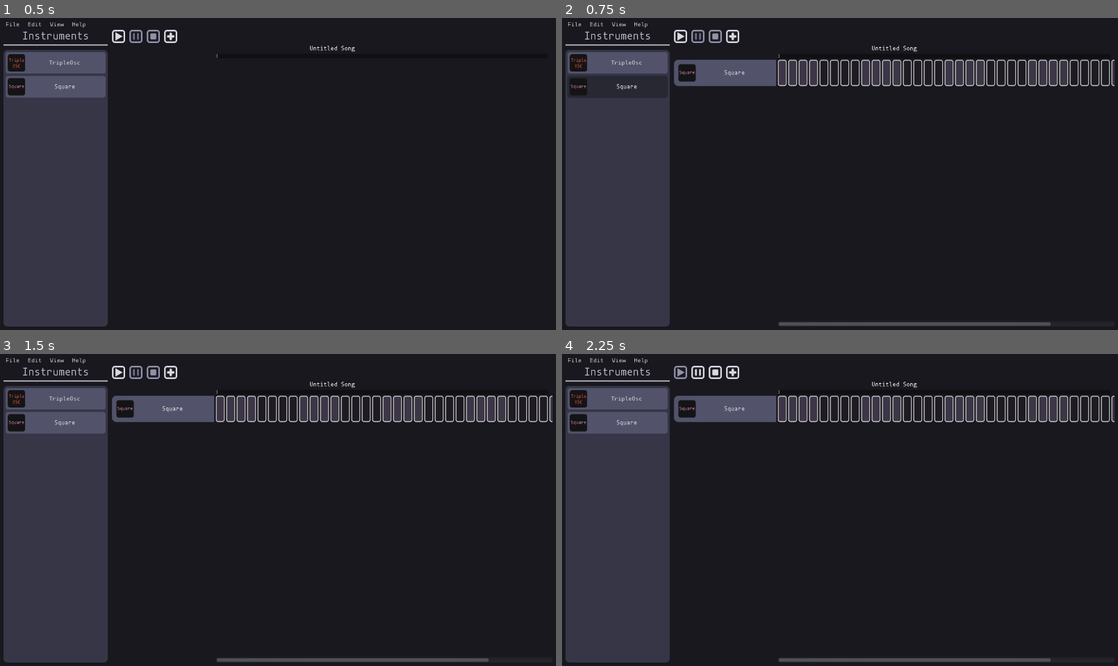
Above: before the commit, frames 1-4 (two rows, left to right).
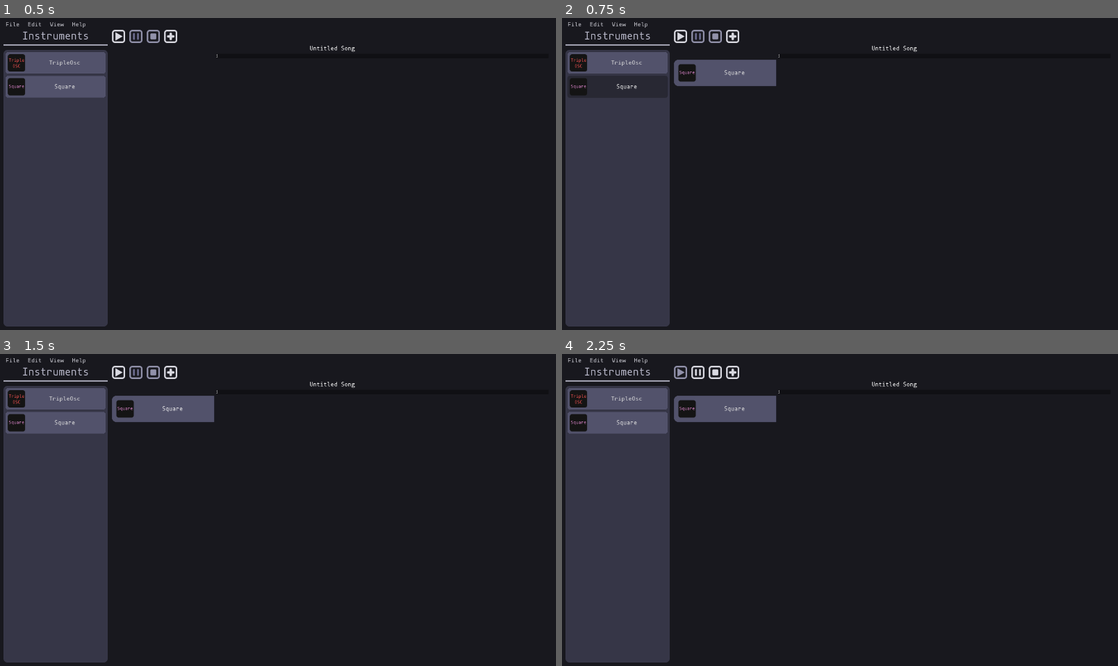
Above: after the commit, the same moments.

Repository: QuadCubedStudios/GoDAW
Game: Godot game, scene res://Main.tscn
The game is run twice, just before and just after one commit, with the same random seed, the same clock (stepped at 60 frames per second) and the same inputs.
Inputs (mouse positions are in pixels of both pictures, inside the frame that each line leads up to):
- Up to frame 1 (0.5 s): no input
- Up to frame 2 (0.75 s): click "Square" at 0.5 s
- Up to frame 3 (1.5 s): click "Square" at 1.25 s
- Up to frame 4 (2.25 s): click (678, 372) at 2 s

Frame 1 is identical in both runs. In frame 2, 3.7% of the frame differs, in the area x 38-100%, y 13-99%; in frame 3, 3.7%; in frame 4, 3.7%.

Commit message:
Restructure project (#25)
Remove old code that is no longer in use, move editor scenes under
Editor, fix TripleOsc, Remove globals

Diff:
--- a/Panels/ControlPanel/ControlPanel.gd
+++ b/Editor/Scenes/ControlPanel/ControlPanel.gd
@@ -1,4 +1,8 @@
 extends Control
+
+signal play()
+signal pause()
+signal stop()
 
 onready var buttons = {
 	"Play": $PlayButton,
@@ -7,25 +11,20 @@
 	"Add": $AddButton,
 }
 
-func _ready():
-	Global.connect("finished", self, "_on_finished")
-
 func _on_PlayButton_pressed():
-	Global.emit_signal("play")
+	emit_signal("play")
 	buttons.Play.disabled = true
 	buttons.Pause.disabled = false
 	buttons.Stop.disabled = false
 
-
 func _on_PauseButton_pressed():
-	Global.emit_signal("pause")
+	emit_signal("pause")
 	buttons.Play.disabled = false
 	buttons.Pause.disabled = true
 	buttons.Stop.disabled = false
 
-
 func _on_StopButton_pressed():
-	Global.emit_signal("stop")
+	emit_signal("stop")
 	buttons.Play.disabled = false
 	buttons.Pause.disabled = true
 	buttons.Stop.disabled = true
--- a/Panels/ControlPanel/ControlPanel.tscn
+++ b/Editor/Scenes/ControlPanel/ControlPanel.tscn
@@ -1,13 +1,13 @@
 [gd_scene load_steps=9 format=2]
 
-[ext_resource path="res://Theme/Default/ButtonIcons/Play_Inactive.svg" type="Texture" id=1]
-[ext_resource path="res://Theme/Default/ButtonIcons/Stop_Active.svg" type="Texture" id=2]
-[ext_resource path="res://Theme/Default/ButtonIcons/Stop_Inactive.svg" type="Texture" id=3]
-[ext_resource path="res://Theme/Default/ButtonIcons/Pause_Active.svg" type="Texture" id=4]
-[ext_resource path="res://Theme/Default/ButtonIcons/Pause_Inactive.svg" type="Texture" id=5]
-[ext_resource path="res://Theme/Default/ButtonIcons/Add.svg" type="Texture" id=6]
-[ext_resource path="res://Theme/Default/ButtonIcons/Play_Active.svg" type="Texture" id=7]
-[ext_resource path="res://Panels/ControlPanel/ControlPanel.gd" type="Script" id=8]
+[ext_resource path="res://Themes/Default/ButtonIcons/Play_Active.svg" type="Texture" id=1]
+[ext_resource path="res://Themes/Default/ButtonIcons/Pause_Inactive.svg" type="Texture" id=2]
+[ext_resource path="res://Themes/Default/ButtonIcons/Stop_Active.svg" type="Texture" id=3]
+[ext_resource path="res://Themes/Default/ButtonIcons/Play_Inactive.svg" type="Texture" id=4]
+[ext_resource path="res://Themes/Default/ButtonIcons/Pause_Active.svg" type="Texture" id=5]
+[ext_resource path="res://Themes/Default/ButtonIcons/Stop_Inactive.svg" type="Texture" id=6]
+[ext_resource path="res://Editor/Scenes/ControlPanel/ControlPanel.gd" type="Script" id=7]
+[ext_resource path="res://Themes/Default/ButtonIcons/Add.svg" type="Texture" id=8]
 
 [node name="ControlPanel" type="HBoxContainer"]
 anchor_right = 1.0
@@ -16,7 +16,7 @@
 margin_bottom = -5.0
 custom_constants/separation = 10
 alignment = 1
-script = ExtResource( 8 )
+script = ExtResource( 7 )
 __meta__ = {
 "_edit_use_anchors_": false
 }
@@ -26,8 +26,8 @@
 margin_right = 595.0
 margin_bottom = 710.0
 rect_min_size = Vector2( 30, 30 )
-texture_normal = ExtResource( 7 )
-texture_disabled = ExtResource( 1 )
+texture_normal = ExtResource( 1 )
+texture_disabled = ExtResource( 4 )
 expand = true
 stretch_mode = 4
 
@@ -37,8 +37,8 @@
 margin_bottom = 710.0
 rect_min_size = Vector2( 30, 30 )
 disabled = true
-texture_normal = ExtResource( 4 )
-texture_disabled = ExtResource( 5 )
+texture_normal = ExtResource( 5 )
+texture_disabled = ExtResource( 2 )
 expand = true
 stretch_mode = 4
 
@@ -48,8 +48,8 @@
 margin_bottom = 710.0
 rect_min_size = Vector2( 30, 30 )
 disabled = true
-texture_normal = ExtResource( 2 )
-texture_disabled = ExtResource( 3 )
+texture_normal = ExtResource( 3 )
+texture_disabled = ExtResource( 6 )
 expand = true
 stretch_mode = 4
 
@@ -58,7 +58,7 @@
 margin_right = 715.0
 margin_bottom = 710.0
 rect_min_size = Vector2( 30, 30 )
-texture_normal = ExtResource( 6 )
+texture_normal = ExtResource( 8 )
 expand = true
 stretch_mode = 4
 
--- a/Panels/Instruments/InstrumentsPanel.gd
+++ b/Editor/Scenes/Instruments/InstrumentsPanel.gd
@@ -13,7 +13,7 @@
 		if dir.file_exists("./%s/Icon.png" % instrument):
 			icon = load("%s/%s/Icon.png" % [dir.get_current_dir(), instrument])
 		else:
-			icon = load("res://Theme/Default/default_icon.png")
+			icon = load("res://Themes/Default/default_icon.png")
 
 		btn.icon = icon
 		btn.text = instrument if instrument.length() <= 20 else instrument.substr(0, 17) + "..."
--- a/Panels/Instruments/InstrumentsPanel.tscn
+++ b/Editor/Scenes/Instruments/InstrumentsPanel.tscn
@@ -1,7 +1,7 @@
 [gd_scene load_steps=5 format=2]
 
-[ext_resource path="res://Theme/Default/mononoki-Regular Nerd Font Complete Mono.ttf" type="DynamicFontData" id=1]
-[ext_resource path="res://Panels/Instruments/InstrumentsPanel.gd" type="Script" id=2]
+[ext_resource path="res://Themes/Default/mononoki-Regular Nerd Font Complete Mono.ttf" type="DynamicFontData" id=1]
+[ext_resource path="res://Editor/Scenes/Instruments/InstrumentsPanel.gd" type="Script" id=2]
 
 [sub_resource type="DynamicFont" id=1]
 size = 25
--- /dev/null
+++ b/Editor/Scenes/SongEditor/SongEditor.gd
@@ -0,0 +1,64 @@
+extends VBoxContainer
+
+signal playback_finished()
+
+var track_name = preload("./TrackName.tscn")
+
+onready var names = $TracksScroll/HBox/Names
+onready var segments = $TracksScroll/HBox/SegmentScroll/VBoxContainer
+
+# styles
+# techno: Make this support different themes
+var style_1 = preload("res://Themes/Default/SongButton1.tres")
+var style_2 = preload("res://Themes/Default/SongButton2.tres")
+var style_pressed = preload("res://Themes/Default/SongButtonPressed.tres")
+
+# Takes a Button since it conveniently sends an icon and message
+# TODO: Not use button as param
+func add_track(instrument: Button):
+	var name = track_name.instance()
+	var segment_container = HBoxContainer.new()
+	name.set_instrument(instrument.icon, instrument.text, segment_container)
+	names.add_child(name)
+#	if Global.segments == 0:
+#		Global.segments = segments.get_parent().get_size().x/25
+#	add_segments(segment_container, name.rect_size.y, true)
+	segments.add_child(segment_container)
+
+#func add_segments(segment_container: HBoxContainer, size, style):
+#	for i in range(segment_container.get_child_count(), Global.segments):
+#		var segment = Button.new()
+#		segment.rect_min_size.x = 20
+#		segment.rect_min_size.y = size
+#		segment.focus_mode = Control.FOCUS_NONE
+#		segment.add_stylebox_override("disabled", style_pressed)
+#		if i % 4 == 0: style = !style
+#		segment.add_stylebox_override("normal", style_1 if style else style_2)
+#		segment.add_stylebox_override("hover", style_1 if style else style_2)
+#		segment.connect("gui_input", self, "segment_input", [segment])
+#		segment_container.add_child(segment)
+
+func segment_input(event, segment: Button):
+	if event is InputEventMouseButton && event.is_pressed():
+		match event.button_index:
+			1:
+				segment.disabled = true
+#				if segment.get_index() != Global.segments - 1: return
+#				Global.segments += segments.get_parent().get_size().x/25
+				var style = segment.get_stylebox("normal") == style_1
+#				add_segments(segment.get_parent(), segment.get_size().x, segment)
+			3:
+				segment.disabled = false
+
+
+func _on_play():
+	$Sequencer.play()
+
+func _on_pause():
+	$Sequencer.pause()
+
+func _on_stop():
+	$Sequencer.stop()
+
+func _on_Sequencer_playback_finished():
+	emit_signal("playback_finished")
--- a/Panels/SongEditor/SongEditor.tscn
+++ b/Editor/Scenes/SongEditor/SongEditor.tscn
@@ -1,7 +1,8 @@
-[gd_scene load_steps=4 format=2]
+[gd_scene load_steps=5 format=2]
 
-[ext_resource path="res://Theme/Default/mononoki-Regular Nerd Font Complete Mono.ttf" type="DynamicFontData" id=1]
-[ext_resource path="res://Panels/SongEditor/SongEditor.gd" type="Script" id=2]
+[ext_resource path="res://Themes/Default/mononoki-Regular Nerd Font Complete Mono.ttf" type="DynamicFontData" id=1]
+[ext_resource path="res://Editor/Scenes/SongEditor/SongEditor.gd" type="Script" id=2]
+[ext_resource path="res://util/Sequencer/Sequencer.tscn" type="PackedScene" id=3]
 
 [sub_resource type="DynamicFont" id=1]
 size = 9
@@ -90,3 +91,7 @@
 scroll_vertical_enabled = false
 
 [node name="VBoxContainer" type="VBoxContainer" parent="TracksScroll/HBox/SegmentScroll"]
+
+[node name="Sequencer" parent="." instance=ExtResource( 3 )]
+
+[connection signal="playback_finished" from="Sequencer" to="." method="_on_Sequencer_playback_finished"]
--- a/Panels/SongEditor/TrackName.gd
+++ b/Editor/Scenes/SongEditor/TrackName.gd
@@ -11,12 +11,12 @@
 		self.text = instrument_name.substr(0, 17) + "..."
 	self.segments = segments
 
-func _on_InstrumentToggle_gui_input(event):
-	if event is InputEventMouseButton:
-		if event.button_index == 3 && event.pressed:
-			delete_confirm.dialog_text = (
-				"Are you sure you want to delete track " + self.text)
-			delete_confirm.popup_centered()
+#func _on_InstrumentToggle_gui_input(event):
+#	if event is InputEventMouseButton:
+#		if event.button_index == 3 && event.pressed:
+#			delete_confirm.dialog_text = (
+#				"Are you sure you want to delete track " + self.text)
+#			delete_confirm.popup_centered()
 
 func _on_DeleteConfirm_confirmed():
 	segments.queue_free()
--- a/Panels/SongEditor/TrackName.tscn
+++ b/Editor/Scenes/SongEditor/TrackName.tscn
@@ -1,7 +1,7 @@
 [gd_scene load_steps=3 format=2]
 
-[ext_resource path="res://Theme/Default/default_icon.png" type="Texture" id=1]
-[ext_resource path="res://Panels/SongEditor/TrackName.gd" type="Script" id=2]
+[ext_resource path="res://Themes/Default/default_icon.png" type="Texture" id=1]
+[ext_resource path="res://Editor/Scenes/SongEditor/TrackName.gd" type="Script" id=2]
 
 [node name="InstrumentToggle" type="ToolButton"]
 margin_right = 235.0
@@ -32,5 +32,4 @@
 margin_bottom = 122.0
 size_flags_horizontal = 0
 
-[connection signal="gui_input" from="." to="." method="_on_InstrumentToggle_gui_input"]
 [connection signal="confirmed" from="DeleteConfirm" to="." method="_on_DeleteConfirm_confirmed"]
--- a/Editor/Scenes/TopMenu/TopMenu.tscn
+++ b/Editor/Scenes/TopMenu/TopMenu.tscn
@@ -3,8 +3,8 @@
 [ext_resource path="res://Editor/Scenes/TopMenu/TopMenu.gd" type="Script" id=1]
 
 [node name="TopMenu" type="HBoxContainer"]
-margin_right = 1264.0
-margin_bottom = 17.0
+anchor_right = 1.0
+anchor_bottom = 1.0
 script = ExtResource( 1 )
 __meta__ = {
 "_edit_use_anchors_": false
@@ -12,7 +12,7 @@
 
 [node name="FileMenu" type="MenuButton" parent="."]
 margin_right = 35.0
-margin_bottom = 20.0
+margin_bottom = 720.0
 focus_mode = 2
 mouse_default_cursor_shape = 2
 text = "File"
@@ -21,7 +21,7 @@
 [node name="EditMenu" type="MenuButton" parent="."]
 margin_left = 39.0
 margin_right = 75.0
-margin_bottom = 20.0
+margin_bottom = 720.0
 focus_mode = 2
 mouse_default_cursor_shape = 2
 text = "Edit"
@@ -30,7 +30,7 @@
 [node name="ViewMenu" type="MenuButton" parent="."]
 margin_left = 79.0
 margin_right = 121.0
-margin_bottom = 20.0
+margin_bottom = 720.0
 focus_mode = 2
 mouse_default_cursor_shape = 2
 text = "View"
@@ -39,7 +39,7 @@
 [node name="HelpMenu" type="MenuButton" parent="."]
 margin_left = 125.0
 margin_right = 167.0
-margin_bottom = 20.0
+margin_bottom = 720.0
 focus_mode = 2
 mouse_default_cursor_shape = 2
 text = "Help"
--- a/Instruments/TripleOsc/instrument.gd
+++ b/Instruments/TripleOsc/instrument.gd
@@ -1,4 +1,4 @@
-extends Instrument
+extends "res://addons/godaw_toolkit/Classes/Piano.gd"
 
 func _init().("TripleOsc"):
 	pass
@@ -8,9 +8,9 @@
 
 	# Sub-waveforms
 	var funcs = [
-		Waveforms.sine(t, 200.00),
-		Waveforms.sine(t, 400.00),
-		Waveforms.sine(t, 600.00),
+		Waveforms.sine(t, freq),
+		0.5 * Waveforms.sine(t, 2 * freq),
+		0.25 * Waveforms.sine(t, 3 * freq),
 	]
 
 	# Add amplitudes
--- a/Main.gd
+++ b/Main.gd
@@ -1,9 +1,4 @@
 extends Control
-
-export var pattern: Resource = preload("res://Patterns/pattern1.tres")
-
-var bpm = 140
-var time := 0.0 # timeline position, not system time
 
 func load_instruments():
 	var dir = Directory.new()
@@ -23,6 +18,7 @@
 func _init():
 	load_instruments()
 
+# This function is solely testing code
 func _ready():
 	var song = SongSequence.new()
 	var track = Track.new()
@@ -47,6 +43,5 @@
 		track.add_note(n)
 		track2.add_note(n2)
 		pass
-	var seq = Sequencer.new()
-	add_child(seq)
-	seq.sequence(song)
+
+	$Application/Main/SongEditor/Sequencer.sequence(song)
--- a/Main.tscn
+++ b/Main.tscn
@@ -1,56 +1,52 @@
-[gd_scene load_steps=8 format=2]
+[gd_scene load_steps=7 format=2]
 
-[ext_resource path="res://Panels/ControlPanel/ControlPanel.tscn" type="PackedScene" id=1]
-[ext_resource path="res://Theme/Default/GoDAWTheme.tres" type="Theme" id=2]
-[ext_resource path="res://Panels/SongEditor/SongEditor.tscn" type="PackedScene" id=3]
+[ext_resource path="res://Editor/Scenes/ControlPanel/ControlPanel.tscn" type="PackedScene" id=1]
+[ext_resource path="res://Themes/Default/GoDAWTheme.tres" type="Theme" id=2]
+[ext_resource path="res://Editor/Scenes/SongEditor/SongEditor.tscn" type="PackedScene" id=3]
 [ext_resource path="res://Main.gd" type="Script" id=4]
-[ext_resource path="res://Panels/Instruments/InstrumentsPanel.tscn" type="PackedScene" id=5]
+[ext_resource path="res://Editor/Scenes/Instruments/InstrumentsPanel.tscn" type="PackedScene" id=5]
 [ext_resource path="res://Editor/Scenes/TopMenu/TopMenu.tscn" type="PackedScene" id=6]
-[ext_resource path="res://util/scripts/Players.gd" type="Script" id=11]
 
-[node name="Main" type="Control"]
+[node name="Main" type="VBoxContainer"]
 anchor_right = 1.0
 anchor_bottom = 1.0
+margin_left = 8.0
+margin_top = 8.0
+margin_right = -8.0
+margin_bottom = -8.0
 theme = ExtResource( 2 )
 script = ExtResource( 4 )
 __meta__ = {
 "_edit_use_anchors_": false
 }
 
-[node name="VBoxContainer" type="VBoxContainer" parent="."]
-anchor_right = 1.0
-anchor_bottom = 1.0
-margin_left = 8.0
-margin_top = 8.0
-margin_right = -8.0
-margin_bottom = -8.0
-__meta__ = {
-"_edit_use_anchors_": false
-}
+[node name="TopMenu" parent="." instance=ExtResource( 6 )]
+anchor_right = 0.0
+anchor_bottom = 0.0
+margin_right = 1264.0
+margin_bottom = 17.0
 
-[node name="TopMenu" parent="VBoxContainer" instance=ExtResource( 6 )]
-
-[node name="HBoxContainer" type="HBoxContainer" parent="VBoxContainer"]
+[node name="Application" type="HBoxContainer" parent="."]
 margin_top = 21.0
 margin_right = 1264.0
 margin_bottom = 704.0
 size_flags_vertical = 3
 custom_constants/separation = 10
 
-[node name="InstrumentsPanel" parent="VBoxContainer/HBoxContainer" instance=ExtResource( 5 )]
+[node name="InstrumentsPanel" parent="Application" instance=ExtResource( 5 )]
 anchor_right = 0.0
 anchor_bottom = 0.0
 margin_right = 240.0
 margin_bottom = 683.0
 
-[node name="VBoxContainer" type="VBoxContainer" parent="VBoxContainer/HBoxContainer"]
+[node name="Main" type="VBoxContainer" parent="Application"]
 margin_left = 250.0
 margin_right = 1264.0
 margin_bottom = 683.0
 size_flags_horizontal = 3
 size_flags_stretch_ratio = 4.0
 
-[node name="ControlPanel" parent="VBoxContainer/HBoxContainer/VBoxContainer" instance=ExtResource( 1 )]
+[node name="ControlPanel" parent="Application/Main" instance=ExtResource( 1 )]
 anchor_right = 0.0
 anchor_bottom = 0.0
 margin_top = 0.0
@@ -58,7 +54,7 @@
 margin_bottom = 30.0
 size_flags_horizontal = 0
 
-[node name="SongEditor" parent="VBoxContainer/HBoxContainer/VBoxContainer" instance=ExtResource( 3 )]
+[node name="SongEditor" parent="Application/Main" instance=ExtResource( 3 )]
 anchor_right = 0.0
 anchor_bottom = 0.0
 margin_top = 34.0
@@ -66,7 +62,8 @@
 margin_bottom = 683.0
 size_flags_vertical = 3
 
-[node name="Player" type="Node" parent="."]
-script = ExtResource( 11 )
-
-[connection signal="instrument_chosen" from="VBoxContainer/HBoxContainer/InstrumentsPanel" to="VBoxContainer/HBoxContainer/VBoxContainer/SongEditor" method="add_track"]
+[connection signal="instrument_chosen" from="Application/InstrumentsPanel" to="Application/Main/SongEditor" method="add_track"]
+[connection signal="pause" from="Application/Main/ControlPanel" to="Application/Main/SongEditor" method="_on_pause"]
+[connection signal="play" from="Application/Main/ControlPanel" to="Application/Main/SongEditor" method="_on_play"]
+[connection signal="stop" from="Application/Main/ControlPanel" to="Application/Main/SongEditor" method="_on_stop"]
+[connection signal="playback_finished" from="Application/Main/SongEditor" to="Application/Main/ControlPanel" method="_on_finished"]
--- a/Panels/SongEditor/SongEditor.gd
+++ /dev/null
@@ -1,49 +0,0 @@
-extends VBoxContainer
-
-var track_name = preload("./TrackName.tscn")
-
-onready var names = $TracksScroll/HBox/Names
-onready var segments = $TracksScroll/HBox/SegmentScroll/VBoxContainer
-
-# styles
-var style_1 = preload("res://Theme/Default/SongButton1.tres")
-var style_2 = preload("res://Theme/Default/SongButton2.tres")
-var style_pressed = preload("res://Theme/Default/SongButtonPressed.tres")
-
-# Takes a Button since it conveniently sends an icon and message
-# TODO: Not use button as param
-func add_track(instrument: Button):
-	var name = track_name.instance()
-	var segment_container = HBoxContainer.new()
-	name.set_instrument(instrument.icon, instrument.text, segment_container)
-	names.add_child(name)
-	if Global.segments == 0:
-		Global.segments = segments.get_parent().get_size().x/25
-	add_segments(segment_container, name.rect_size.y, true)
-	segments.add_child(segment_container)
-
-func add_segments(segment_container: HBoxContainer, size, style):
-	for i in range(segment_container.get_child_count(),
-	Global.segments):
-		var segment = Button.new()
-		segment.rect_min_size.x = 20
-		segment.rect_min_size.y = size
-		segment.focus_mode = Control.FOCUS_NONE
-		segment.add_stylebox_override("disabled", style_pressed)
-		if i % 4 == 0: style = !style
-		segment.add_stylebox_override("normal", style_1 if style else style_2)
-		segment.add_stylebox_override("hover", style_1 if style else style_2)
-		segment.connect("gui_input", self, "segment_input", [segment])
-		segment_container.add_child(segment)
-
-func segment_input(event, segment: Button):
-	if event is InputEventMouseButton && event.is_pressed():
-		match event.button_index:
-			1:
-				segment.disabled = true
-				if segment.get_index() != Global.segments - 1: return
-				Global.segments += segments.get_parent().get_size().x/25
-				var style = segment.get_stylebox("normal") == style_1
-				add_segments(segment.get_parent(), segment.get_size().x, segment)
-			3:
-				segment.disabled = false
--- a/Theme/Default/GoDAWTheme.tres
+++ b/Themes/Default/GoDAWTheme.tres
@@ -1,6 +1,6 @@
 [gd_resource type="Theme" load_steps=10 format=2]
 
-[ext_resource path="res://Theme/Default/mononoki-Regular.tres" type="DynamicFont" id=1]
+[ext_resource path="res://Themes/Default/mononoki-Regular.tres" type="DynamicFont" id=1]
 
 [sub_resource type="StyleBoxFlat" id=1]
 content_margin_left = 8.0
--- a/Theme/Default/mononoki-Regular.tres
+++ b/Themes/Default/mononoki-Regular.tres
@@ -1,7 +1,7 @@
 [gd_resource type="DynamicFont" load_steps=2 format=2]
 
 [sub_resource type="DynamicFontData" id=1]
-font_path = "res://Theme/Default/mononoki-Regular Nerd Font Complete Mono.ttf"
+font_path = "res://Themes/Default/mononoki-Regular Nerd Font Complete Mono.ttf"
 
 [resource]
 size = 14
--- a/project.godot
+++ b/project.godot
@@ -29,11 +29,6 @@
 "language": "GDScript",
 "path": "res://util/Note.gd"
 }, {
-"base": "Node",
-"class": "Sequencer",
-"language": "GDScript",
-"path": "res://util/Sequencer.gd"
-}, {
 "base": "Resource",
 "class": "SongSequence",
 "language": "GDScript",
@@ -59,7 +54,6 @@
 "Instrument": "",
 "MIDI": "",
 "Note": "",
-"Sequencer": "",
 "SongSequence": "",
 "Track": "",
 "Wave": "",
@@ -76,7 +70,6 @@
 [autoload]
 
 GoDAW="*res://addons/godaw_toolkit/API/GoDAW.gd"
-Global="*res://util/scripts/Global.gd"
 
 [display]
 
--- a/util/Note.gd
+++ b/util/Note.gd
@@ -2,4 +2,5 @@
 
 var duration: float = 0
 var note_start: float = 0
-var instrument_data: Dictionary = {}
+# Instrument specific data. Can be any type
+var instrument_data = null
--- a/util/Player.gd
+++ /dev/null
@@ -1,15 +0,0 @@
-extends AudioStreamPlayer
-
-func play_note(note):
-	var transpose = -12
-	var pitch = pow(2.0, (transpose + note.p - 64)/12.0)
-	self.pitch_scale = pitch
-	match note.e:
-		GDW_pattern.NOTE_ON:
-			self.play()
-			if note.t != -1:
-				yield(get_tree().create_timer(note.t), "timeout")
-				self.stop()
-		GDW_pattern.NOTE_OFF:
-			self.stop()
-			yield(get_tree().create_timer(note.t), "timeout")
--- a/util/Player.tscn
+++ /dev/null
@@ -1,6 +0,0 @@
-[gd_scene load_steps=2 format=2]
-
-[ext_resource path="res://util/Player.gd" type="Script" id=1]
-
-[node name="Player" type="AudioStreamPlayer"]
-script = ExtResource( 1 )
--- a/util/Sequencer.gd
+++ b/util/Sequencer/Sequencer.gd
@@ -1,24 +1,31 @@
-class_name Sequencer extends Node
+extends Node
+
+signal playback_finished()
+
+onready var instruments = $Instruments
+onready var player = $AnimationPlayer
 
 # Data
 var data: SongSequence
 var playing: bool
 var paused: bool
-var player: AnimationPlayer
-
 
 # Functions
 func sequence(sequence: SongSequence):
-	for i in get_children(): i.queue_free()
+	for i in instruments.get_children():
+		i.queue_free()
+
 	data = sequence
 	var song = Animation.new()
 	song.set_step(0.001)
+
 	for track in data.tracks:
 		track = track as Track
 		var track_index = song.add_track(Animation.TYPE_METHOD)
 		var inst = GoDAW.get_instrument(track.instrument)
-		add_child(inst)
-		song.track_set_path(track_index, inst.name)
+		instruments.add_child(inst)
+
+		song.track_set_path(track_index, "Instruments/" + inst.name)
 		for note in track.notes:
 			note = note as Note
 			song.track_insert_key(track_index, note.note_start,
@@ -28,14 +35,8 @@
 				})
 			var dur = note.note_start + note.duration
 			if dur > song.length: song.length = dur
-	player = AnimationPlayer.new()
-	add_child(player)
+
 	player.add_animation("song", song)
-	player.root_node = self.get_path()
-	Global.connect("pause", self, "pause")
-	Global.connect("stop", self, "stop")
-	Global.connect("play", self, "play")
-	player.connect("animation_finished", self, "finished")
 
 func play():
 	playing = true
@@ -58,4 +59,5 @@
 	pass
 
 func finished(_anim):
-	Global.emit_signal("finished")
+	emit_signal("playback_finished")
+	pass
--- /dev/null
+++ b/util/Sequencer/Sequencer.tscn
@@ -0,0 +1,12 @@
+[gd_scene load_steps=2 format=2]
+
+[ext_resource path="res://util/Sequencer/Sequencer.gd" type="Script" id=1]
+
+[node name="Sequencer" type="Node"]
+script = ExtResource( 1 )
+
+[node name="AnimationPlayer" type="AnimationPlayer" parent="."]
+
+[node name="Instruments" type="Node" parent="."]
+
+[connection signal="animation_finished" from="AnimationPlayer" to="." method="finished"]
--- a/util/scripts/Global.gd
+++ /dev/null
@@ -1,17 +0,0 @@
-extends Node
-
-# Signals
-signal play
-signal pause
-signal stop
-signal piano_state_changed
-signal segments_changed
-signal finished
-
-# Vars
-var segments: int = 0 setget set_segments
-
-func set_segments(val: int):
-	segments = val
-	emit_signal("segments_changed")
-	pass
--- a/util/scripts/Players.gd
+++ /dev/null
@@ -1,13 +0,0 @@
-extends Node
-
-const OCTAVE_FACTOR = pow(2, 1.0/12)
-
-func play(instrument: String, key_no: int) -> AudioStreamPlayer:
-	var player = AudioStreamPlayer.new()
-	player.stream = GoDAW.get_instrument(instrument).create_sample(to_hertz(key_no))
-	add_child(player)
-	player.play()
-	return player
-
-func to_hertz(key_no):
-	return pow(OCTAVE_FACTOR, (key_no - 49)) * 440
Renamed: Theme/Default/ButtonIcons/Add.svg -> Themes/Default/ButtonIcons/Add.svg
Not shown, changed: Themes/Default/ButtonIcons/Add.svg.import
Renamed: Theme/Default/ButtonIcons/Pause_Active.svg -> Themes/Default/ButtonIcons/Pause_Active.svg
Not shown, changed: Themes/Default/ButtonIcons/Pause_Active.svg.import
Renamed: Theme/Default/ButtonIcons/Pause_Inactive.svg -> Themes/Default/ButtonIcons/Pause_Inactive.svg
Not shown, changed: Themes/Default/ButtonIcons/Pause_Inactive.svg.import
Renamed: Theme/Default/ButtonIcons/Play_Active.svg -> Themes/Default/ButtonIcons/Play_Active.svg
Not shown, changed: Themes/Default/ButtonIcons/Play_Active.svg.import
Renamed: Theme/Default/ButtonIcons/Play_Inactive.svg -> Themes/Default/ButtonIcons/Play_Inactive.svg
Not shown, changed: Themes/Default/ButtonIcons/Play_Inactive.svg.import
Renamed: Theme/Default/ButtonIcons/Stop_Active.svg -> Themes/Default/ButtonIcons/Stop_Active.svg
Not shown, changed: Themes/Default/ButtonIcons/Stop_Active.svg.import
(and 8 more such lines)
